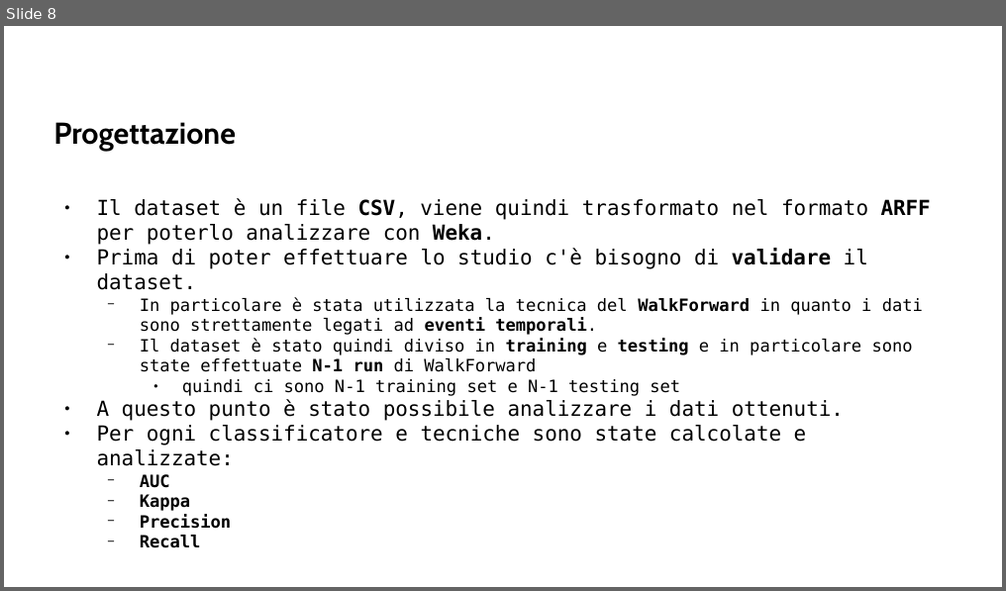
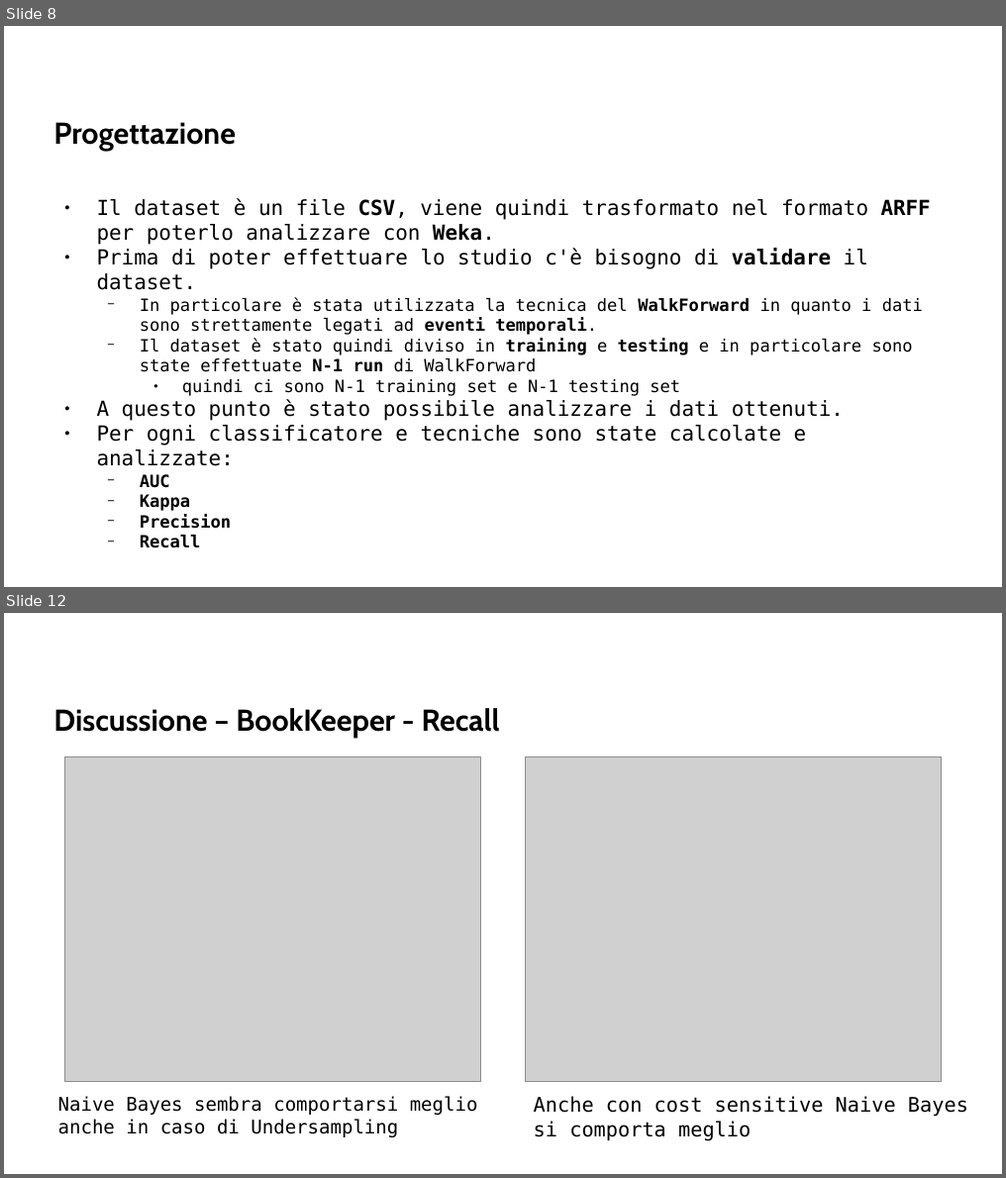
Before and after one commit to AlessDea/ISW2_milestone2, a slide deck: presentazione/isw2_ml.odp. Shown one above the other, each under a label of ours: slide 8 before the commit, slides 8 and 12 after it; the slides between them are not shown. The pictures are 1006x591 and 1006x1178 pixels, drawn with LibreOffice and Linux fonts; fonts in the diff are those of the drawing; grey boxes stand for pictures; background and template pictures are left out. Boxes give left, top, right and bottom in pixels: in the first picture for what was removed or moved away, otherwise in the second. Text is boxed around its words. In the diff, an @@ line names an element or a change of style, - is before the commit and + after.

```diff
--- a/presentazione/isw2_ml.odp
+++ b/presentazione/isw2_ml.odp
@@ slide 12 added at (4,613,1002,1174), background picture (left out) @@
@@ title added at (54,708,500,738), 24 pt, text #000000, bold @@
+Discussione – BookKeeper - Recall
@@ picture added at (64,757,480,1083) @@
@@ picture added at (526,757,942,1083) @@
@@ text added at (58,1096,478,1138), 15 pt, text #000000 @@
+Naive Bayes sembra comportarsi meglio anche in caso di Undersampling
@@ text added at (534,1096,968,1142), 16 pt, text #000000 @@
+Anche con cost sensitive Naive Bayes si comporta meglio
```
Also in this commit, not shown: 16 other slides added, 2 slides removed, 1 other file.
